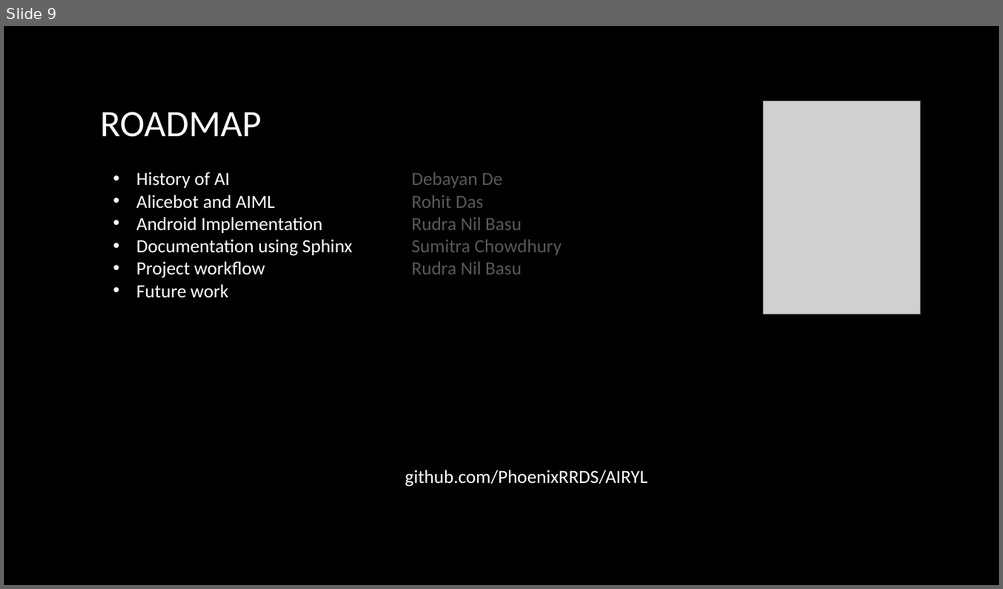
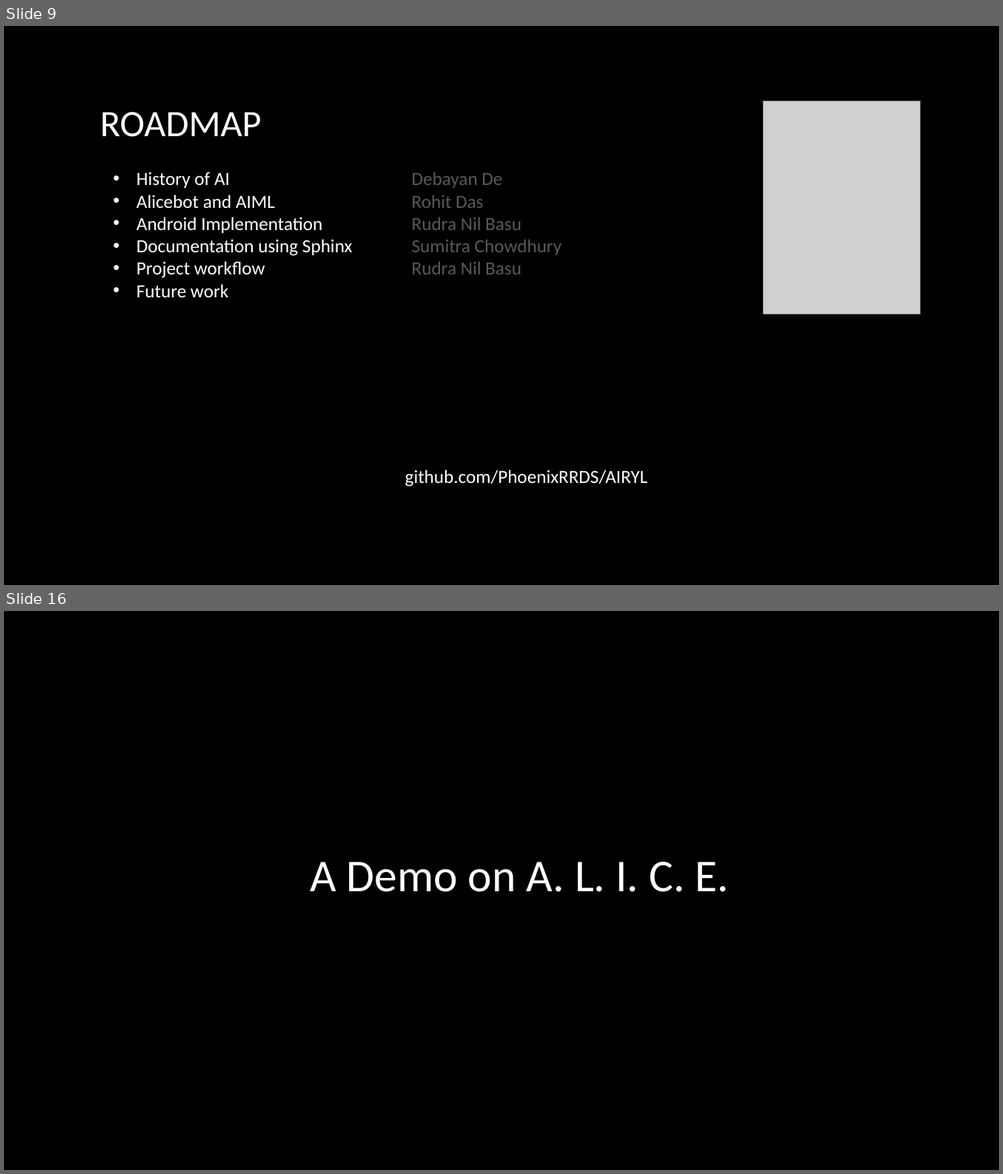
Before and after one commit to PhoenixRRDS/Presentation, a slide deck: The design and development of AIRYL.pptx. Shown one above the other, each under a label of ours: slide 9 before the commit, slides 9 and 16 after it; the slides between them are not shown. The pictures are 1003x589 and 1003x1174 pixels, drawn with LibreOffice and Linux fonts; fonts in the diff are those of the drawing; grey boxes stand for pictures. Boxes give left, top, right and bottom in pixels: in the first picture for what was removed or moved away, otherwise in the second. Text is boxed around its words. In the diff, an @@ line names an element or a change of style, - is before the commit and + after.

```diff
--- a/The design and development of AIRYL.pptx
+++ b/The design and development of AIRYL.pptx
@@ slide 16 added at (4, 611, 999, 1170), background #000000 @@
@@ text added at (310, 862, 729, 892), 44 pt, text #FFFFFF @@
+A Demo on A. L. I. C. E.
```
Also in this commit, not shown: 4 slides changed, 4 other slides added.
